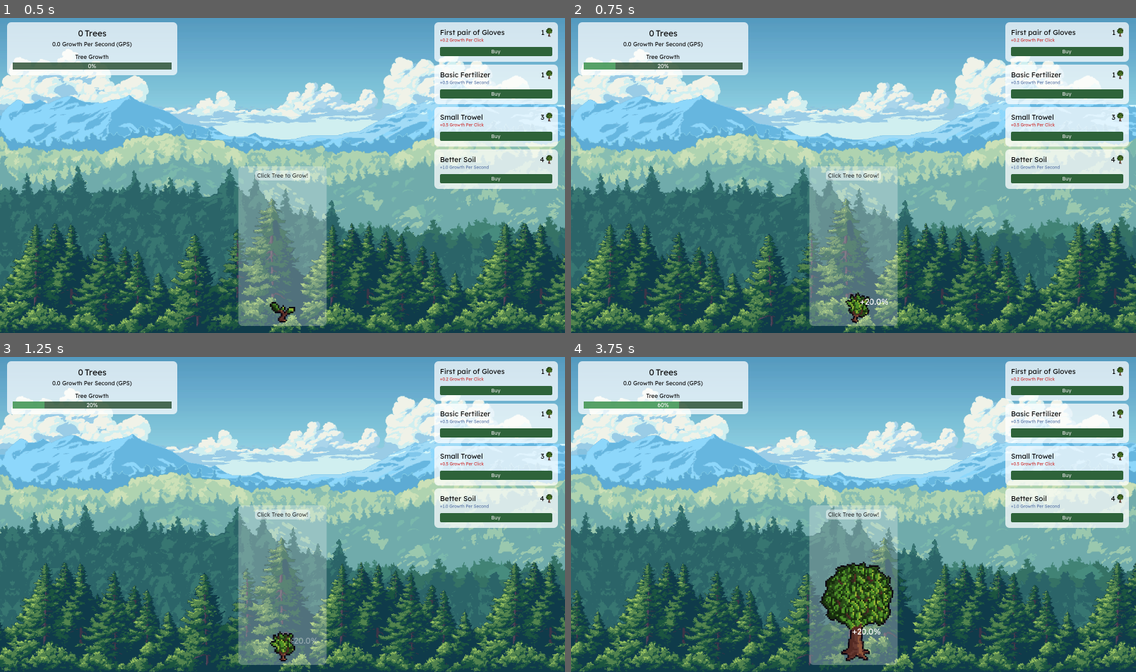
Above: before the commit, frames 1-4 (two rows, left to right).
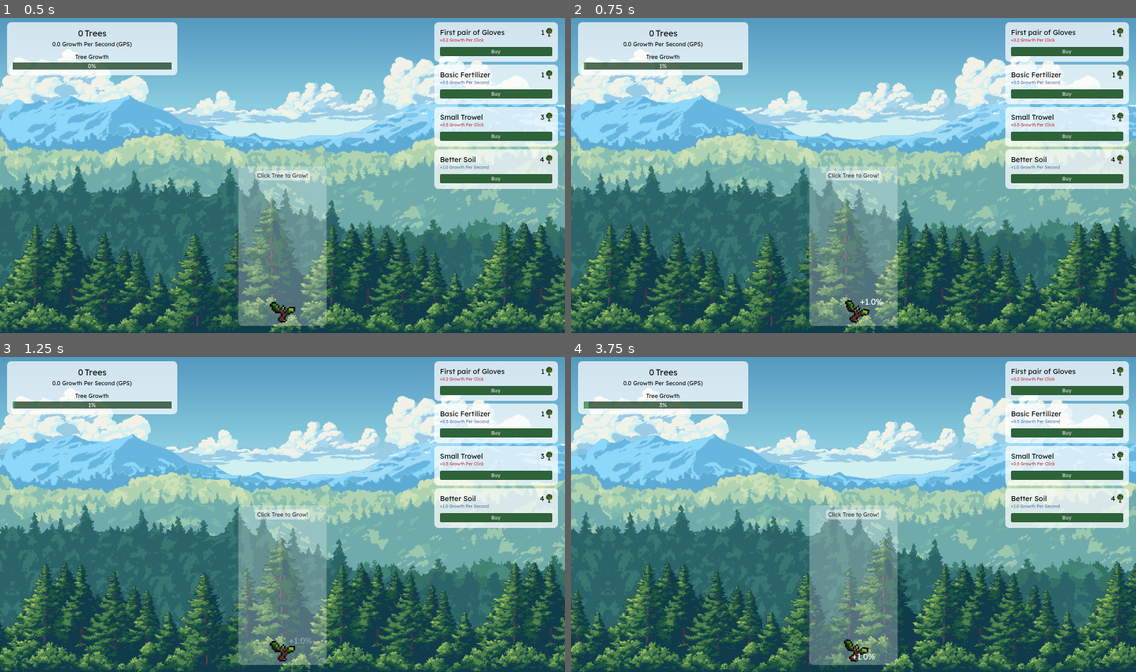
Above: after the commit, the same moments.

Repository: CallumB04/tree-clicker
Game: Godot game, scene res://Scenes/Game.tscn
The game is run twice, just before and just after one commit, with the same random seed, the same clock (stepped at 60 frames per second) and the same inputs.
Inputs (mouse positions are in pixels of both pictures, inside the frame that each line leads up to; where the layout moved, square brackets give the same spot in the first picture):
- Up to frame 1 (0.5 s): no input
- Up to frame 2 (0.75 s): click (853, 310) at 0.5 s
- Up to frame 3 (1.25 s): no input
- Up to frame 4 (3.75 s): click "Buy" at 1.25 s; click (853, 649) [853, 646] at 2 s; click "Buy" at 2.75 s; click (853, 649) [853, 637] at 3.5 s

Frame 1 is identical in both runs. In frame 2, 0.4% of the frame differs, in the area x 2-57%, y 14-97%; in frame 3, 0.4%; in frame 4, 2.8%, in the area x 3-58%, y 14-97%.

Commit message:
fix: connect buy button signal to game script of new upgrades

Diff:
--- a/Scripts/Game.gd
+++ b/Scripts/Game.gd
@@ -2,7 +2,7 @@
 
 var trees: int = 0; ## game score
 var current_tree_growth: float = 0; ## value 0-100. at 100 trees increments
-var growth_per_click: float = 20; ## tree progress per click
+var growth_per_click: float = 1; ## tree progress per click
 var growth_per_second: float = 0; ## automatic tree progress per second
 
 const TreeClickLabel = preload("res://Scenes/tree_click_label.tscn");
@@ -117,6 +117,8 @@
 
 		$UpgradePurchaseSound.play(); ## play audio if purchase is made
 		$UpgradesVBox.show_new_upgrade(); ## adding new upgrade to replace purchased one
+		## connecting buy button to game script
+		$UpgradesVBox.get_child($UpgradesVBox.get_child_count() - 1).connect("upgrade_requested", _on_upgrade_requested);
 		upgrade.queue_free(); ## delete upgrade node from scene
 
 	update_values_in_UI();
